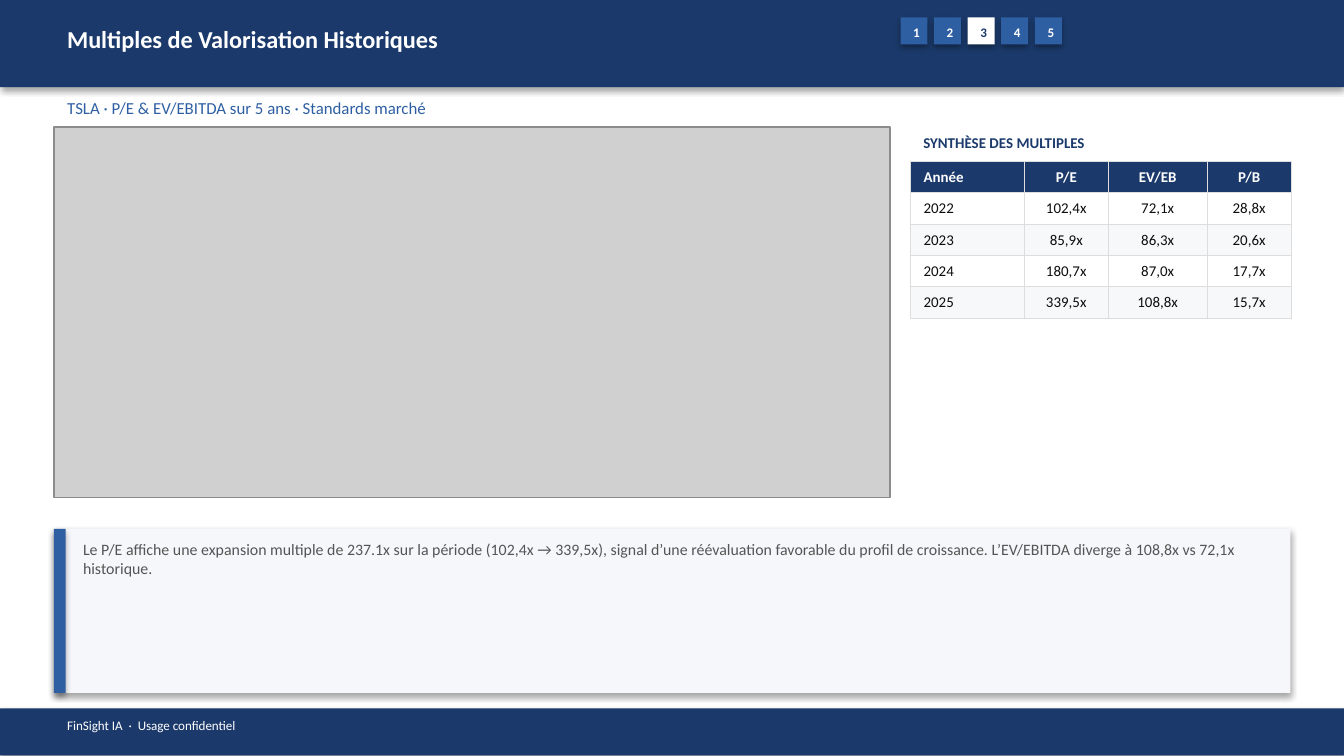
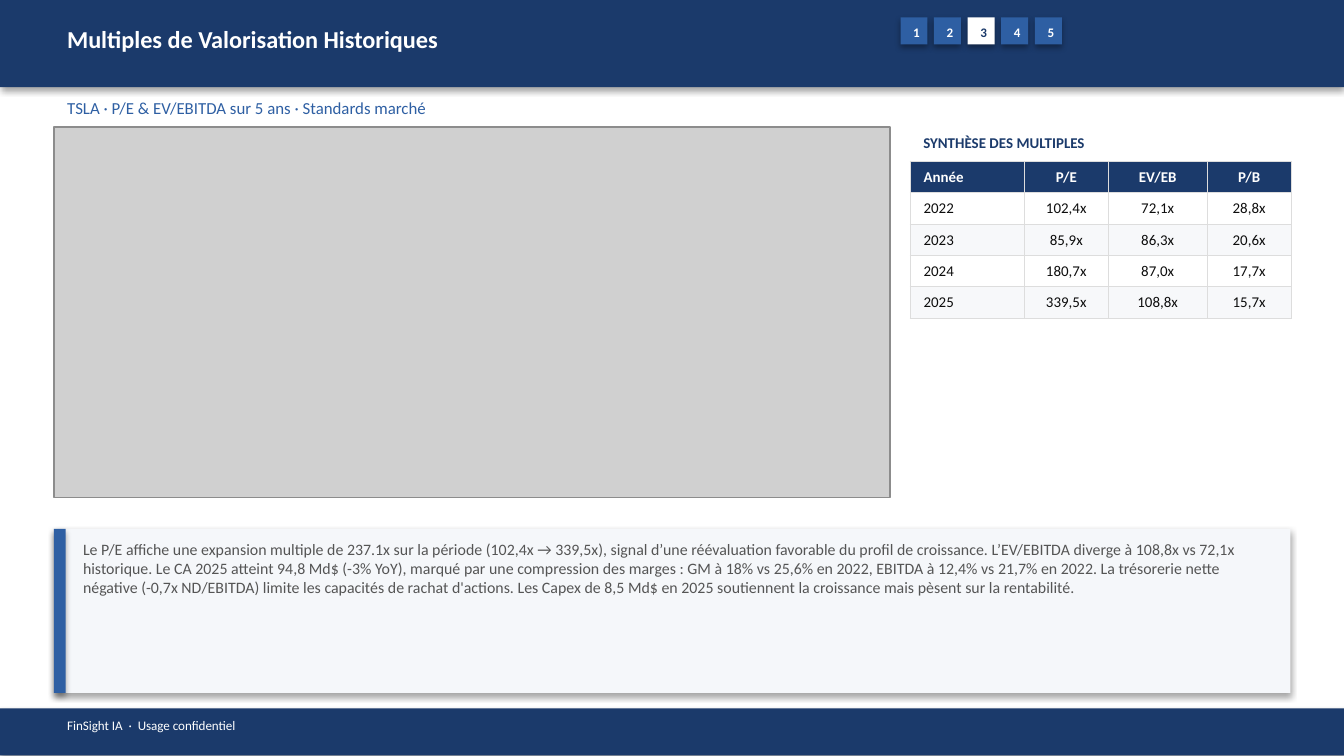
Before and after one commit to baptistejeh07-art/finsight-ia, a slide deck: slide 15 of preview/TSLA/TSLA_pitchbook.pptx. Drawn at 1344x756 pixels with LibreOffice and Linux fonts; fonts in the diff are those of the drawing; grey boxes stand for pictures. Boxes give left, top, right and bottom in pixels: in the first picture for what was removed or moved away, otherwise in the second. Text is boxed around its words. In the diff, an @@ line names an element or a change of style, - is before the commit and + after.

```diff
--- a/preview/TSLA/TSLA_pitchbook.pptx
+++ b/preview/TSLA/TSLA_pitchbook.pptx
@@ text at (83, 543, 1234, 596): text changed @@
-Le P/E affiche une expansion multiple de 237.1x sur la période (102,4x → 339,5x), signal d’une réévaluation favorable du profil de croissance. L’EV/EBITDA diverge à 108,8x vs 72,1x historique.
+Le P/E affiche une expansion multiple de 237.1x sur la période (102,4x → 339,5x), signal d’une réévaluation favorable du profil de croissance. L’EV/EBITDA diverge à 108,8x vs 72,1x historique. Le CA 2025 atteint 94,8 Md$ (-3% YoY), marqué par une compression des marges : GM à 18% vs 25,6% en 2022, EBITDA à 12,4% vs 21,7% en 2022. La trésorerie nette négative (-0,7x ND/EBITDA) limite les capacités de rachat d'actions. Les Capex de 8,5 Md$ en 2025 soutiennent la croissance mais pèsent sur la rentabilité.
```
Also in this commit, not shown: 17 other slides changed, 4 other files.
